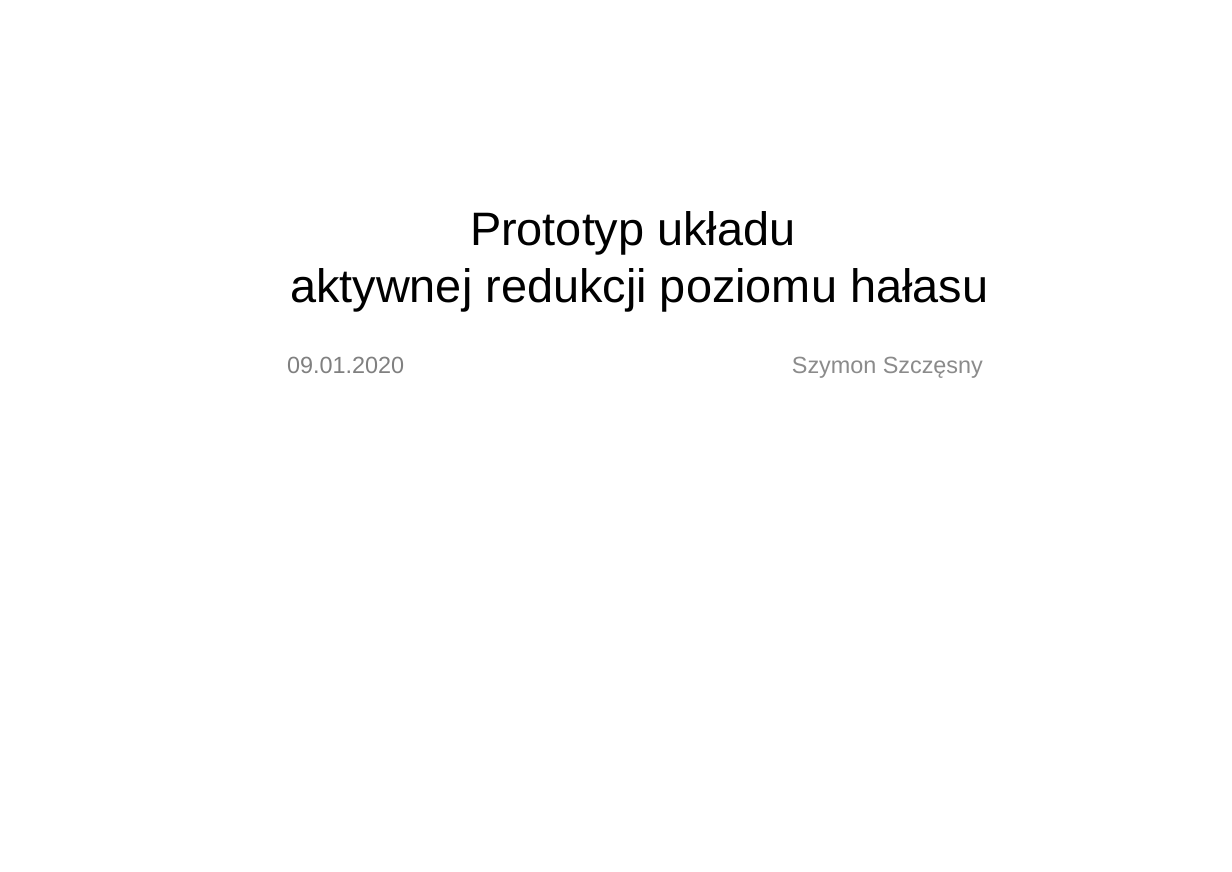
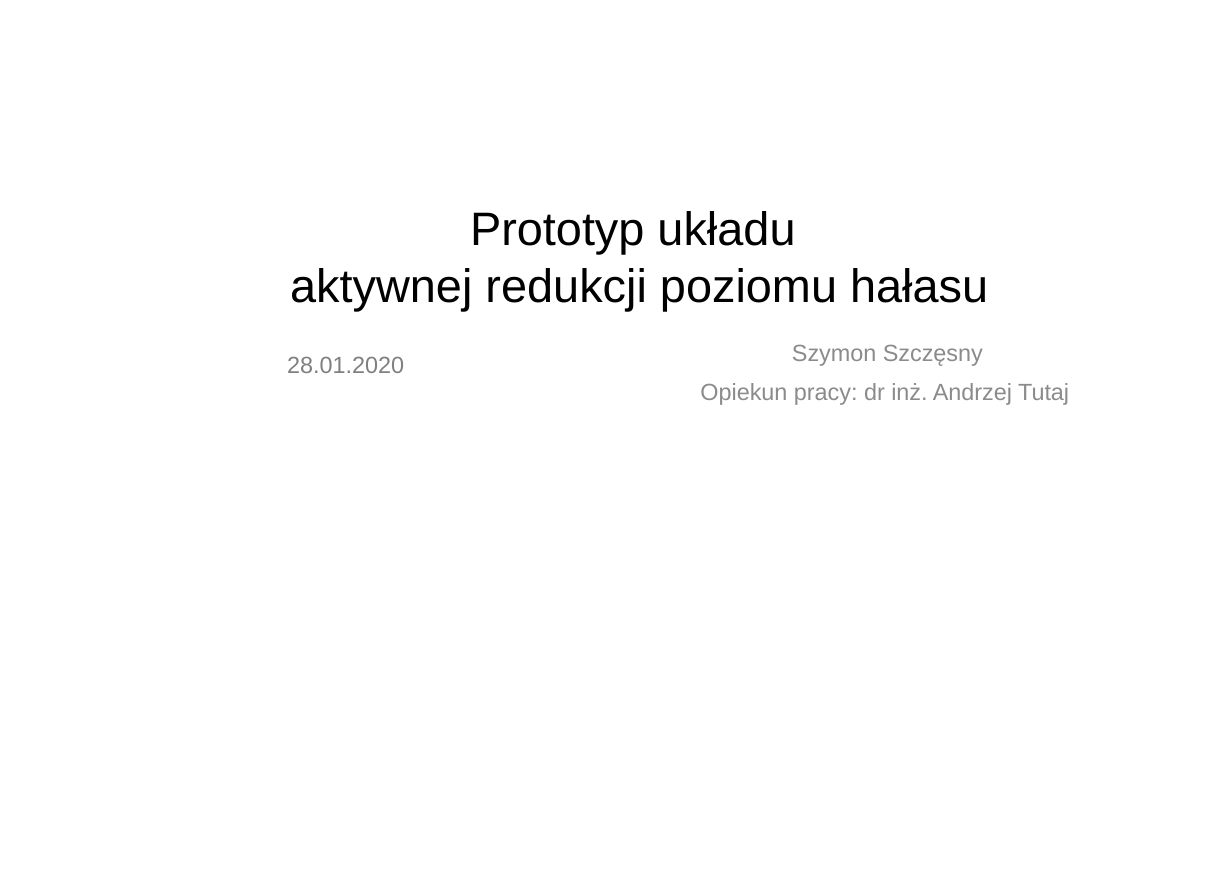
Before and after one commit to Stchena/ANC-Thesis, a slide deck: slide 1 of Assets/prezentacja_prototyp_ukladu_aktywnej_redukcji_poziomu_halasu.ppt. Drawn at 1232x872 pixels with LibreOffice and Linux fonts; fonts in the diff are those of the drawing; background and template pictures are left out. Boxes give left, top, right and bottom in pixels: in the first picture for what was removed or moved away, otherwise in the second. Text is boxed around its words. In the diff, an @@ line names an element or a change of style, - is before the commit and + after.

```diff
--- a/Assets/prezentacja_prototyp_ukladu_aktywnej_redukcji_poziomu_halasu.ppt
+++ b/Assets/prezentacja_prototyp_ukladu_aktywnej_redukcji_poziomu_halasu.ppt
@@ text at (x1=287, y1=356, x2=404, y2=373): text changed @@
-09.01.2020
+28.01.2020
@@ text "Szymon Szczęsny" moved from (x1=792, y1=356, x2=983, y2=378) to (x1=792, y1=344, x2=983, y2=366) @@
@@ text added at (x1=700, y1=383, x2=1069, y2=405), 16 pt, text #8B8B8B @@
+Opiekun pracy: dr inż. Andrzej Tutaj
```
Also in this commit, not shown: 2 other slides changed, 5 slides added, 7 slides removed, 4 other files.
